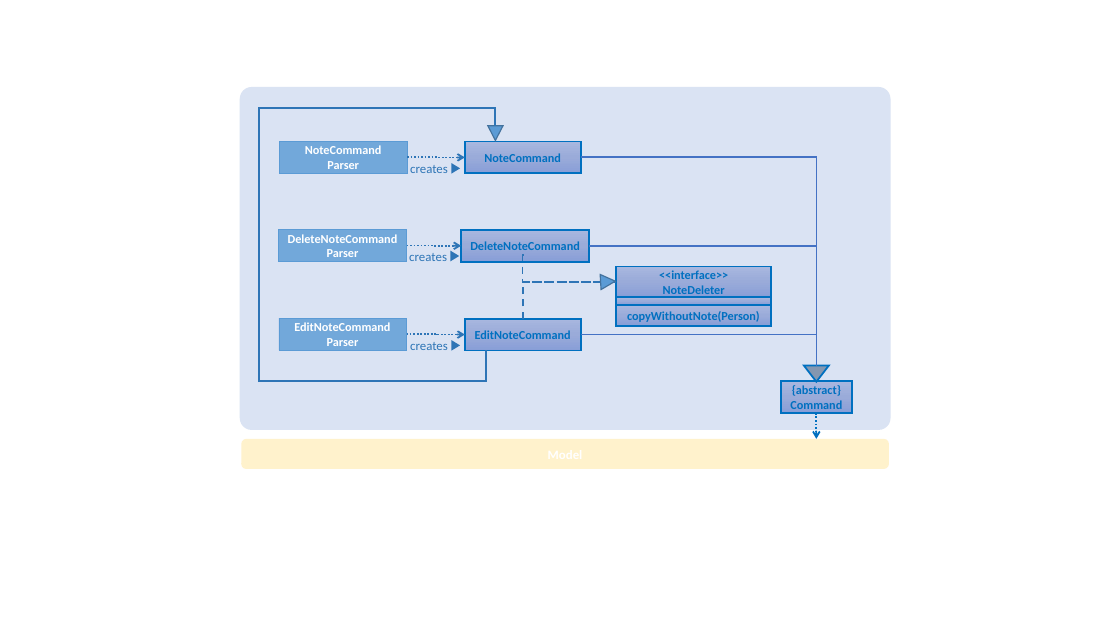
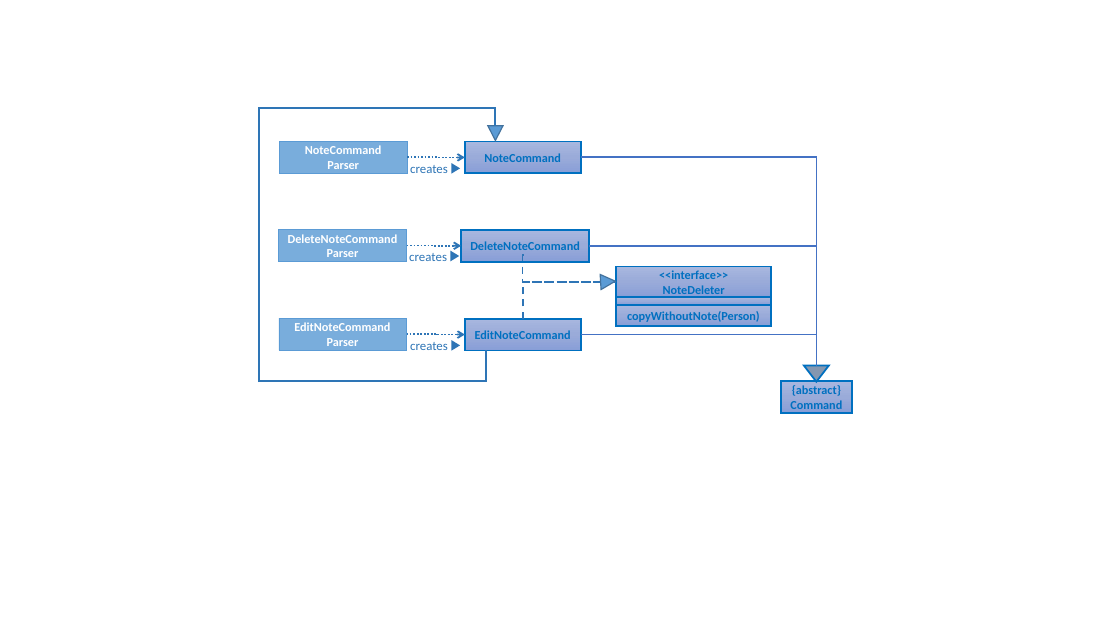
Before and after one commit to robertvictoreen/CS2103T, a slide deck: slide 1 of docs/diagrams/EditNoteFeatureClassDiagram.pptx. Drawn at 1120x630 pixels with LibreOffice and Linux fonts; fonts in the diff are those of the drawing. Boxes give left, top, right and bottom in pixels: in the first picture for what was removed or moved away, otherwise in the second. Text is boxed around its words. In the diff, an @@ line names an element or a change of style, - is before the commit and + after.

```diff
--- a/docs/diagrams/EditNoteFeatureClassDiagram.pptx
+++ b/docs/diagrams/EditNoteFeatureClassDiagram.pptx
@@ rounded rectangle removed at (239, 87, 891, 430) @@
@@ arrow removed from (817, 413) to (817, 439) @@
@@ rounded rectangle removed at (241, 439, 889, 469) @@
```
Also in this commit, not shown: 7 other files.
